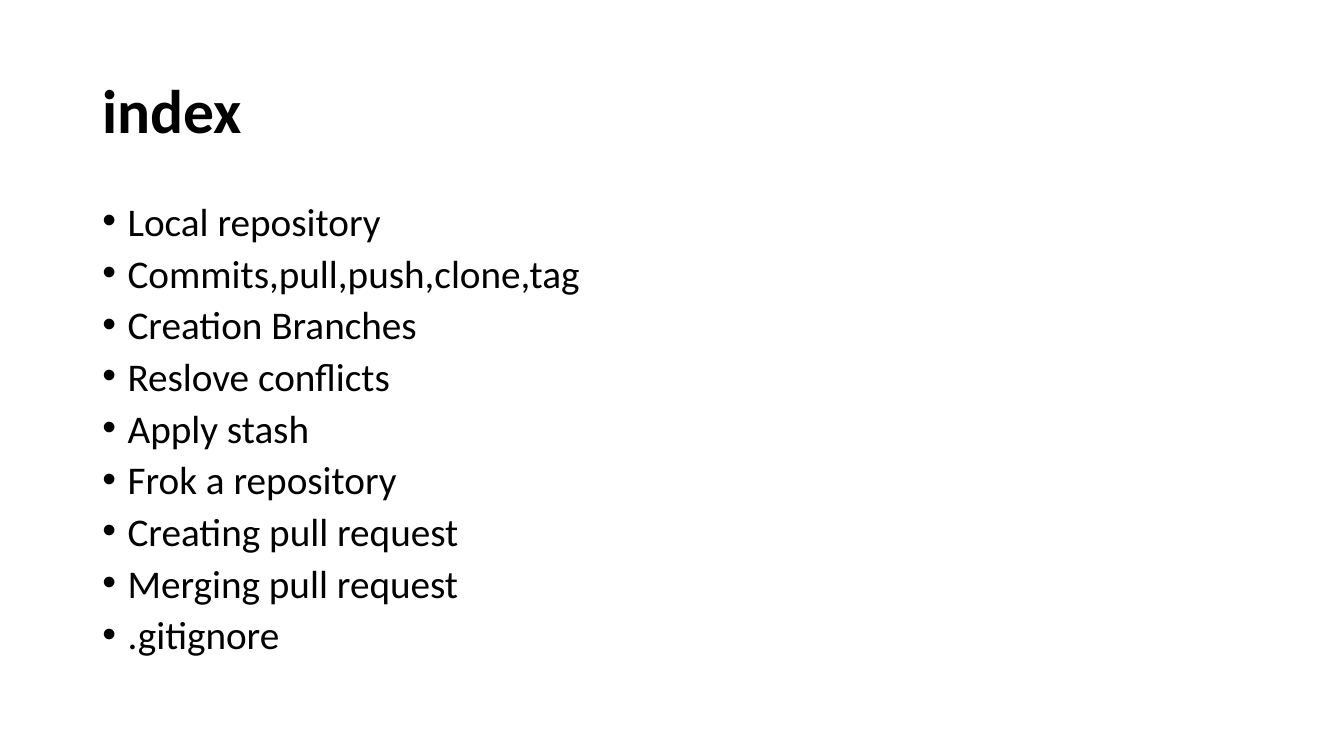
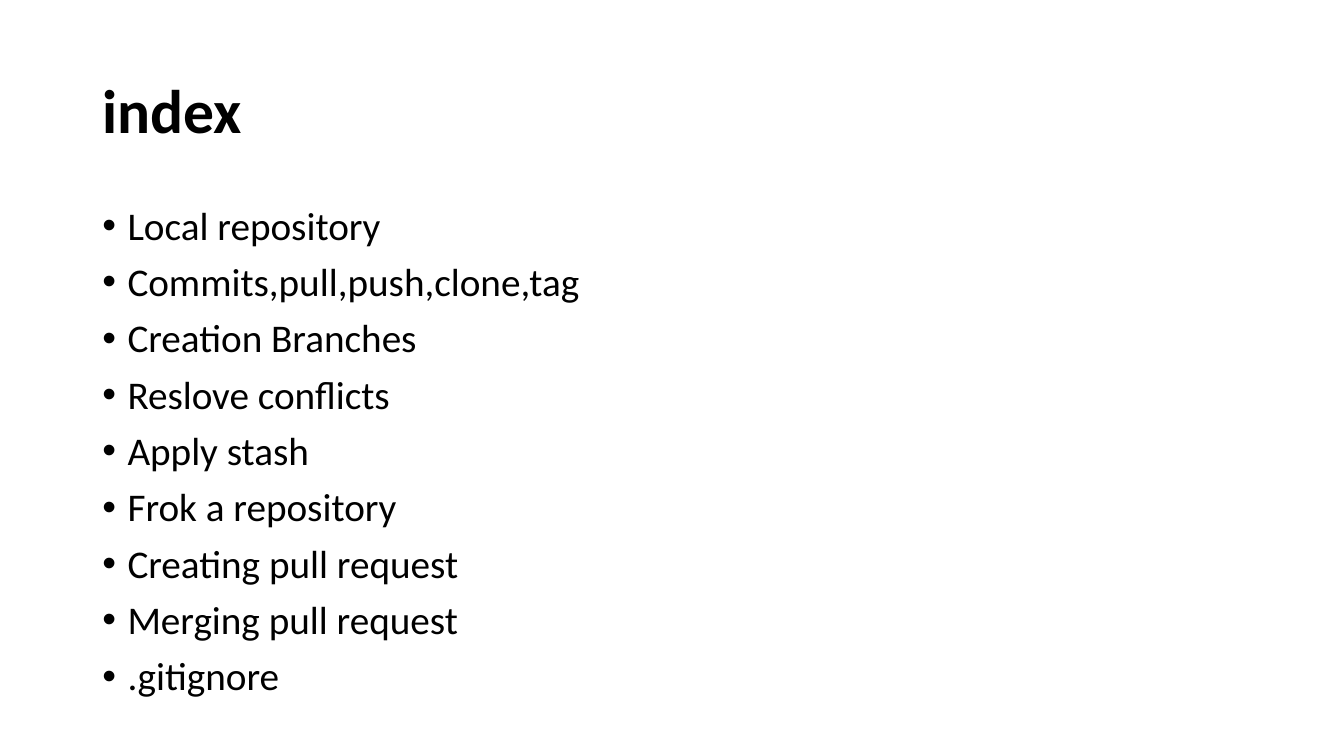
Before and after one commit to dhrutikaila/demouse, a slide deck: slide 2 of Git induction.pptx. Drawn at 1344x756 pixels with LibreOffice and Linux fonts; fonts in the diff are those of the drawing. Boxes give left, top, right and bottom in pixels: in the first picture for what was removed or moved away, otherwise in the second. Text is boxed around its words. In the diff, an @@ line names an element or a change of style, - is before the commit and + after.

```diff
--- a/Git induction.pptx
+++ b/Git induction.pptx
@@ text "Local repository" at (128,212,580,697): line spacing 0.8 to 0.9 @@
```
Also in this commit, not shown: 2 other slides changed, 4 slides added.
